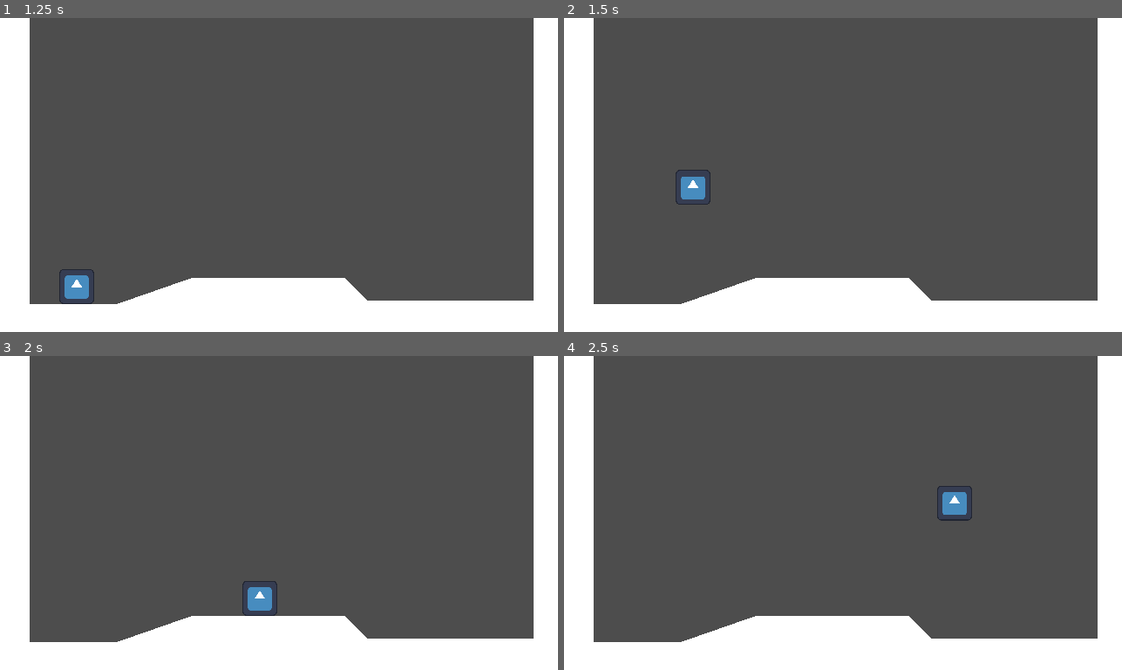
Above: before the commit, frames 1-4 (two rows, left to right).
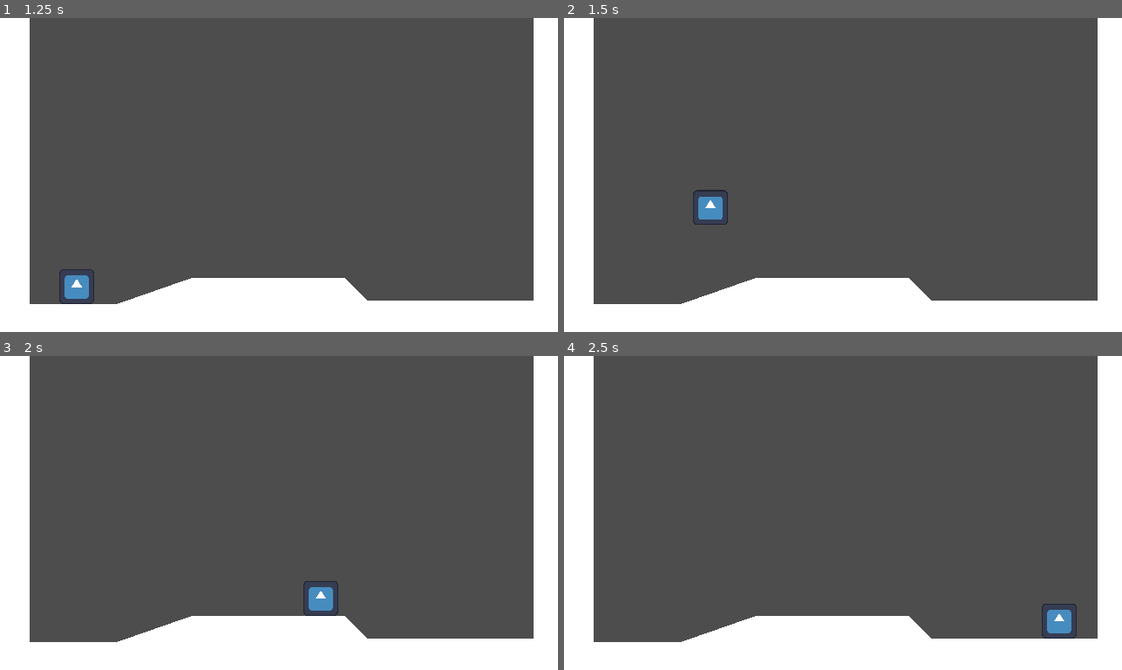
Above: after the commit, the same moments.

Repository: simonoNilssono/godot-project-thor
Game: Godot game, scene res://Scenes/main.tscn
Same seed, same stepped clock (60 frames per second), same inputs: the game is played once before the commit and once after it. The engine's default icon, where the game draws it, is replaced by a stand-in: a white triangle on a blue panel in a dark square.
Inputs:
- Up to frame 1 (1.25 s): click "Play Game" at 0.5 s
- Up to frame 2 (1.5 s): tap Enter (ui_accept) at 1.25 s; hold Right (ui_right) from 1.28 s (still down)
- Up to frame 3 (2 s): keep holding Right (ui_right); tap Enter (ui_accept) at 1.52 s
- Up to frame 4 (2.5 s): keep holding Right (ui_right); tap Enter (ui_accept) at 2.27 s

Frame 1 is identical in both runs. In frame 2, 0.7% of the frame differs, in the area x 20-30%, y 48-66%; in frame 3, 0.8%; in frame 4, 0.8%, in the area x 66-92%, y 41-90%.

Commit message:
added custom binds

Diff:
--- a/Scripts/player.gd
+++ b/Scripts/player.gd
@@ -1,8 +1,8 @@
 extends CharacterBody2D
 
 
-const SPEED = 150.0
-const JUMP_VELOCITY = -350.0
+const SPEED = 200.0
+const JUMP_VELOCITY = -300.0
 
 
 func _physics_process(delta: float) -> void:
@@ -17,7 +17,7 @@
 	# Get the input direction and handle the movement/deceleration.
 	# As good practice, you should replace UI actions with custom gameplay actions.
 	var direction := Input.get_axis("ui_left", "ui_right")
-	if direction:
+	if direction != 0:
 		velocity.x = direction * SPEED
 	else:
 		velocity.x = move_toward(velocity.x, 0, SPEED)
--- a/project.godot
+++ b/project.godot
@@ -35,6 +35,21 @@
 "events": [Object(InputEventKey,"resource_local_to_scene":false,"resource_name":"","device":-1,"window_id":0,"alt_press …(195 unchanged characters)…
 ]
 }
+Right={
+"deadzone": 0.5,
+"events": [Object(InputEventKey,"resource_local_to_scene":false,"resource_name":"","device":-1,"window_id":0,"alt_pressed":false,"shift_pressed":false,"ctrl_pressed":false,"meta_pressed":false,"pressed":false,"keycode":0,"physical_keycode":68,"key_label":0,"unicode":100,"location":0,"echo":false,"script":null)
+]
+}
+Left={
+"deadzone": 0.5,
+"events": [Object(InputEventKey,"resource_local_to_scene":false,"resource_name":"","device":-1,"window_id":0,"alt_pressed":false,"shift_pressed":false,"ctrl_pressed":false,"meta_pressed":false,"pressed":false,"keycode":0,"physical_keycode":65,"key_label":0,"unicode":97,"location":0,"echo":false,"script":null)
+]
+}
+Up={
+"deadzone": 0.5,
+"events": [Object(InputEventKey,"resource_local_to_scene":false,"resource_name":"","device":-1,"window_id":0,"alt_pressed":false,"shift_pressed":false,"ctrl_pressed":false,"meta_pressed":false,"pressed":false,"keycode":0,"physical_keycode":87,"key_label":0,"unicode":119,"location":0,"echo":false,"script":null)
+]
+}
 
 [rendering]
 
